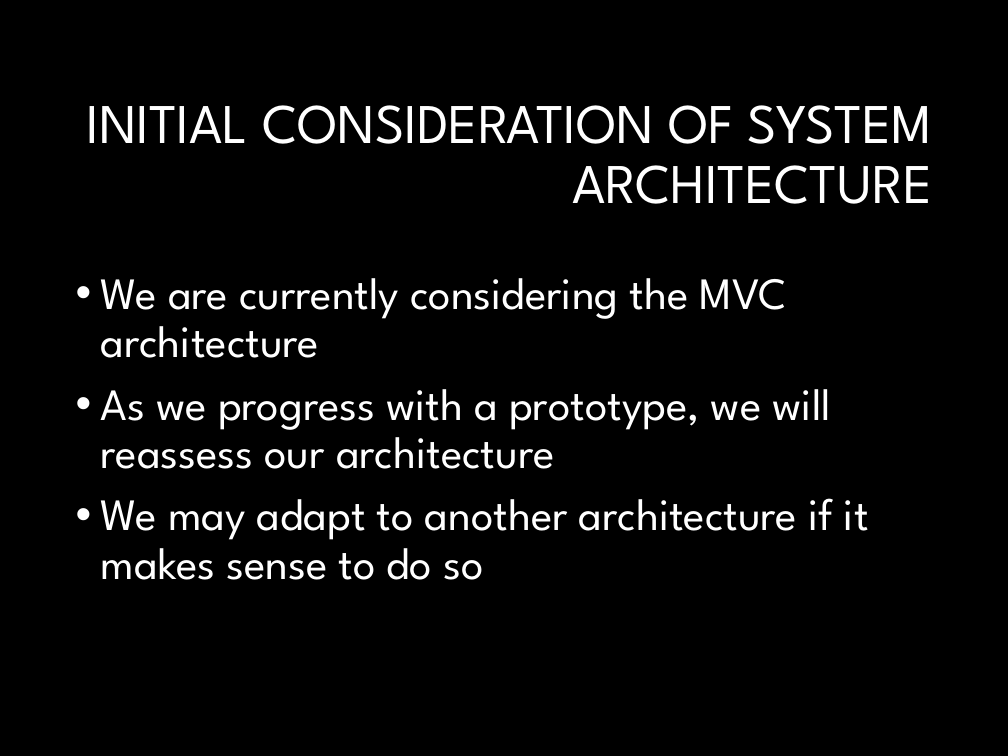
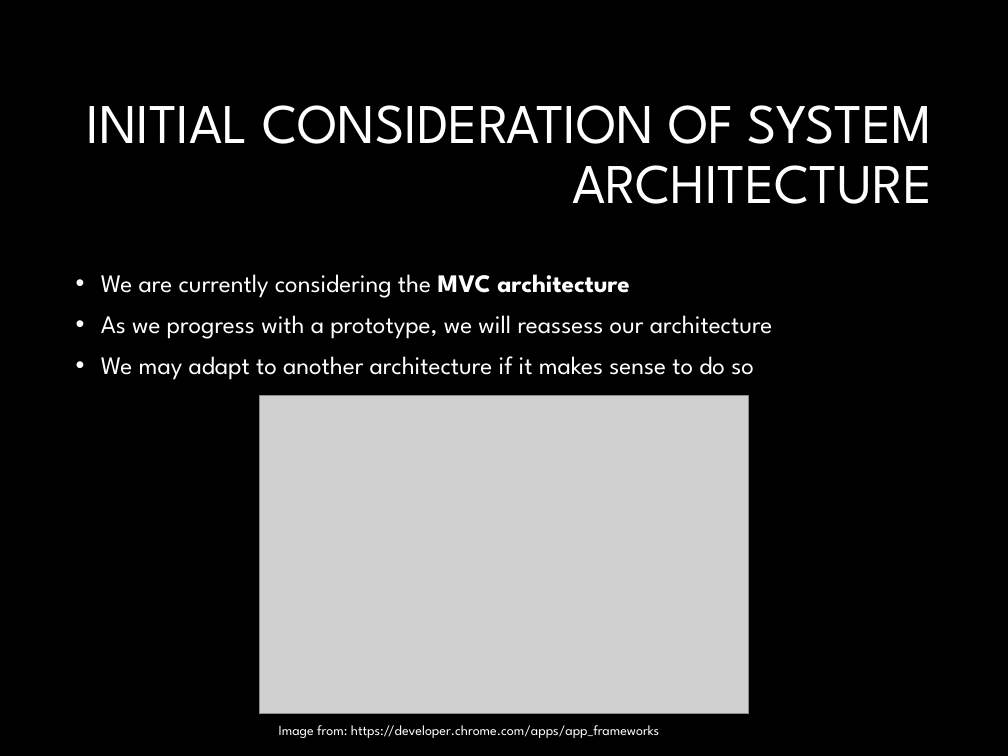
Before and after one commit to NateChristiansen/SeniorProject, a slide deck: slide 16 of Documents/Presentations/Presentation1.pptx (slide 15 before the commit). Drawn at 1008x756 pixels with LibreOffice and Linux fonts; fonts in the diff are those of the drawing; grey boxes stand for pictures; background and template pictures are left out. Boxes give left, top, right and bottom in pixels: in the first picture for what was removed or moved away, otherwise in the second. Text is boxed around its words. In the diff, an @@ line names an element or a change of style, - is before the commit and + after.

```diff
--- a/Documents/Presentations/Presentation1.pptx
+++ b/Documents/Presentations/Presentation1.pptx
@@ text "We are currently considering the ..." at [101, 274, 773, 380]: size 32 to 18 pt; bold on in "MVC architecture" @@
@@ picture added at [259, 396, 748, 715] @@
@@ text added at [279, 725, 659, 738], 10 pt, text #FFFFFF @@
+Image from: https://developer.chrome.com/apps/app_frameworks
```
Also in this commit, not shown: 3 other slides changed, 1 slide added.
